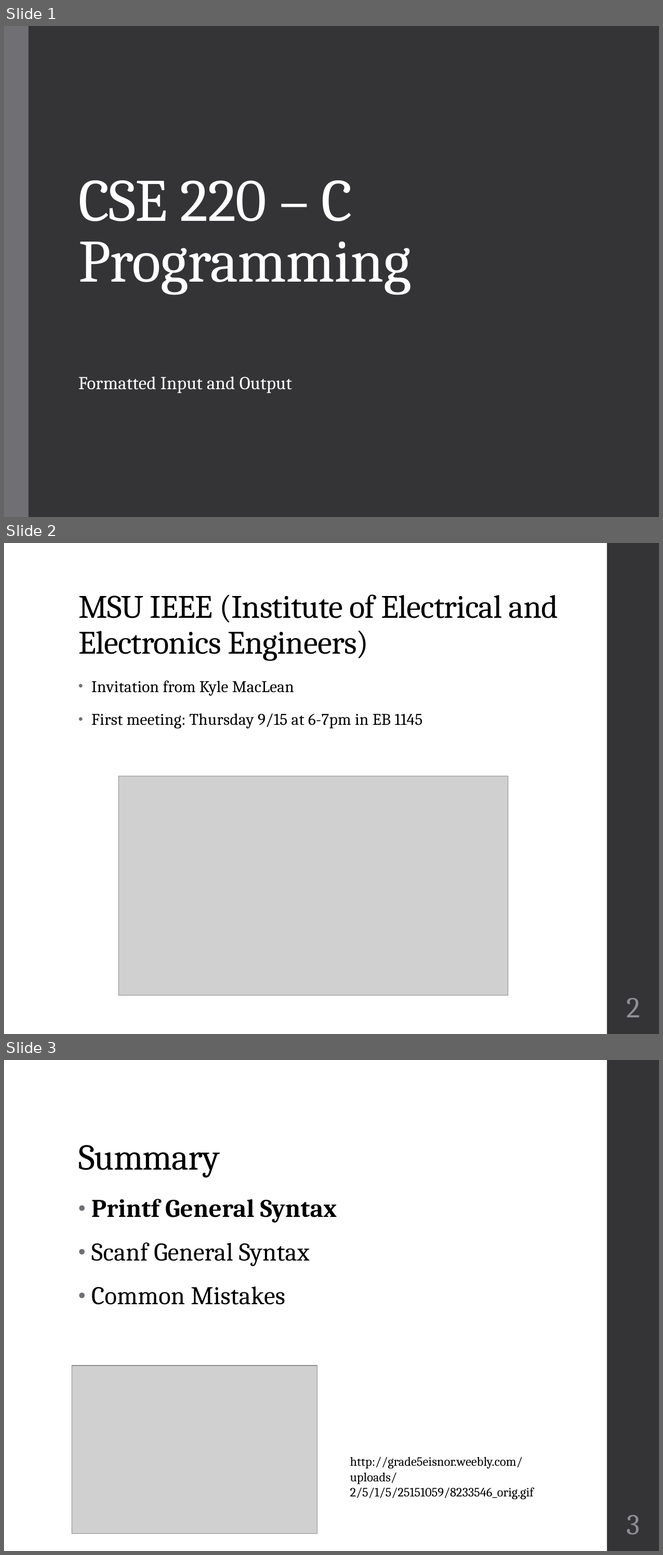
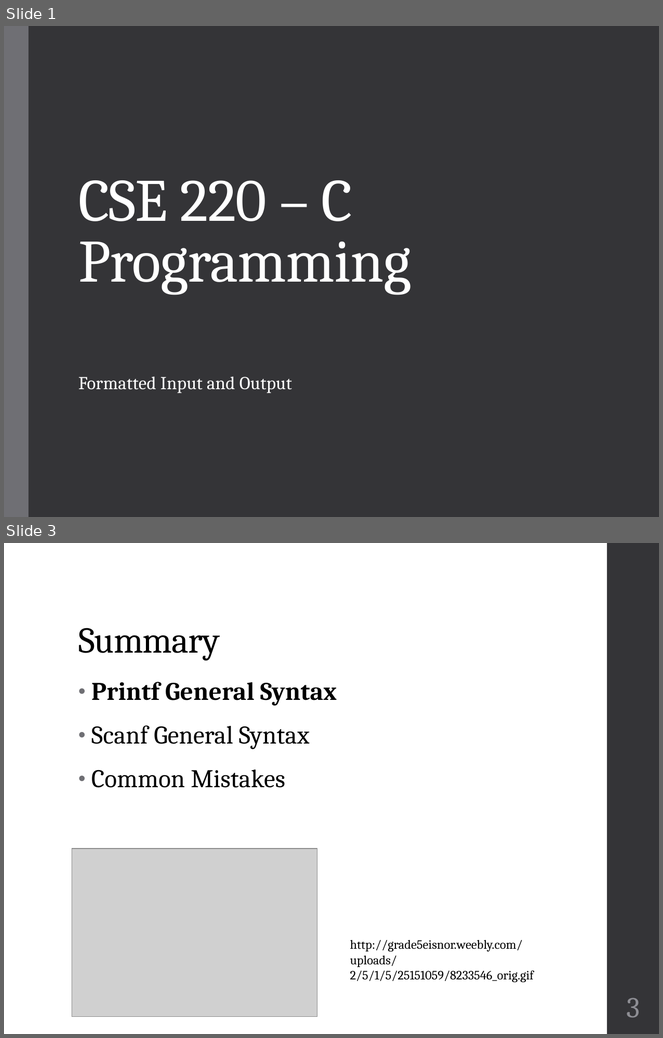
Before and after one commit to geneti/cse220_2020fall, a slide deck: Lectures/cse220-04-input-output.pptx. Shown one above the other, each under a label of ours: slides 1, 2 and 3 before the commit, slides 1 and 3 after it; the slides between them are not shown. The pictures are 663x1555 and 663x1038 pixels, drawn with LibreOffice and Linux fonts; fonts in the diff are those of the drawing; grey boxes stand for pictures. Boxes give left, top, right and bottom in pixels: in the first picture for what was removed or moved away, otherwise in the second. Text is boxed around its words. In the diff, an @@ line names an element or a change of style, - is before the commit and + after.

```diff
--- a/Lectures/cse220-04-input-output.pptx
+++ b/Lectures/cse220-04-input-output.pptx
@@ slide 2 removed at (4, 543, 659, 1034), background #FFFFFF; not listed: 1 template element that a slide beside it also shows @@
@@ title removed at (78, 594, 559, 661) @@
-MSU IEEE (Institute of Electrical and Electronics Engineers)
@@ text removed at (91, 680, 423, 729) @@
-• Invitation from Kyle MacLean
-• First meeting: Thursday 9/15 at 6-7pm in EB 1145
@@ picture removed at (118, 776, 508, 996) @@
@@ page number removed at (626, 998, 640, 1018) @@
-2
```
Also in this commit, not shown: 1 slide changed, 1 slide added, 5 other files.
